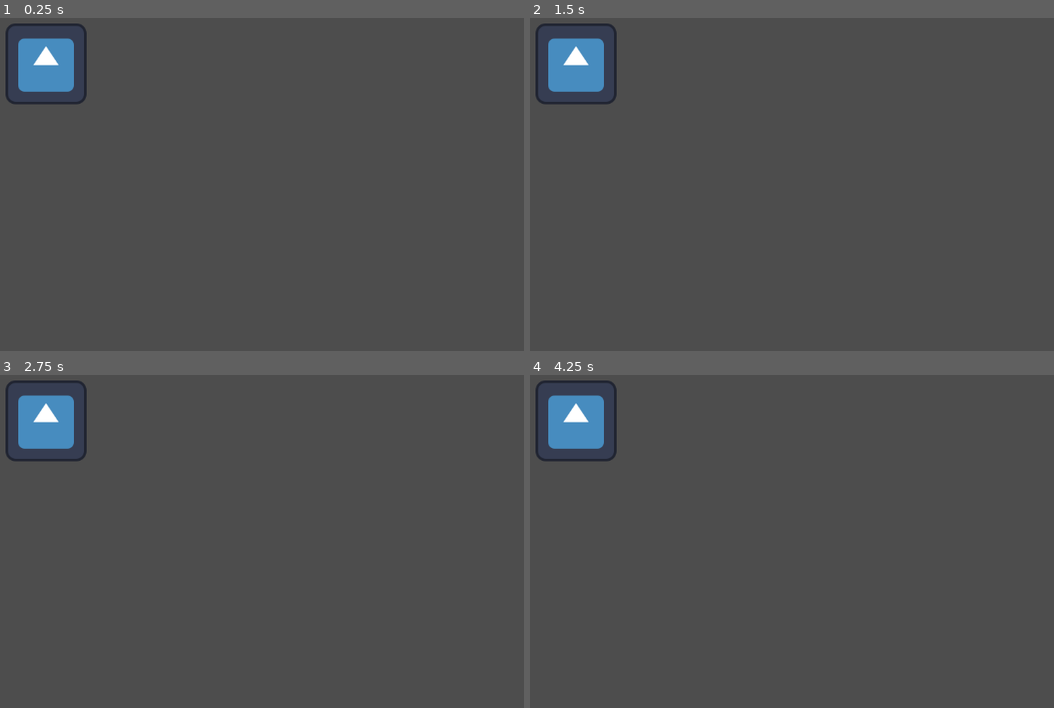
Above: before the commit, frames 1-4 (two rows, left to right).
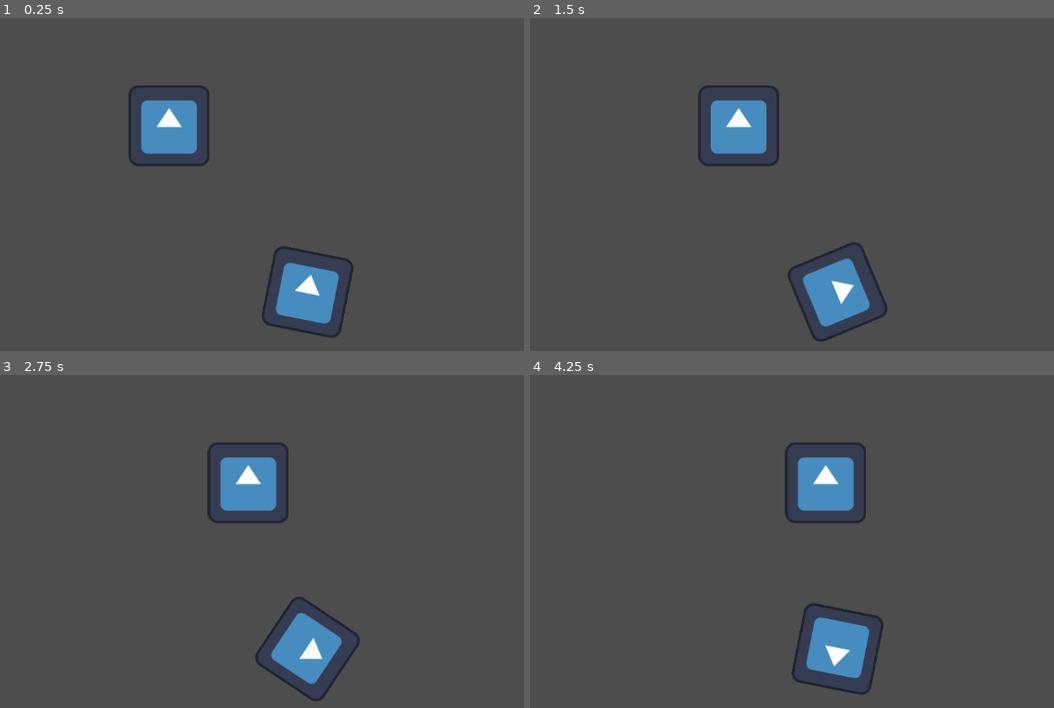
Above: after the commit, the same moments.

Repository: taifur-rahaman/GemCatcher
Game: Godot game, scene res://Scenes/Test/testScene.tscn
Same seed, same stepped clock (60 frames per second), same inputs: the game is played once before the commit and once after it. Before the commit the project has no main scene; this scene is started directly in both runs. The engine's default icon, where the game draws it, is replaced by a stand-in: a white triangle on a blue panel in a dark square.
Inputs:
- Up to frame 1 (0.25 s): no input
- Up to frame 2 (1.5 s): no input
- Up to frame 3 (2.75 s): no input
- Up to frame 4 (4.25 s): no input

The runs differ from the first frame. In frame 1, 6.6% of the frame differs, in the area x 1-68%, y 1-97%; in frame 2, 6.6%; in frame 3, 6.7%, in the area x 1-69%, y 1-99%; in frame 4, 6.7%.

Commit message:
var created, delta understood

Diff:
--- a/Scenes/Test/testScene.tscn
+++ b/Scenes/Test/testScene.tscn
@@ -1,9 +1,15 @@
-[gd_scene load_steps=2 format=3 uid="uid://dviy8fhunwgf8"]
+[gd_scene load_steps=3 format=3 uid="uid://dviy8fhunwgf8"]
 
+[ext_resource type="Script" uid="uid://celiorpb6iqyt" path="res://Scenes/Test/test_scene.gd" id="1_fthmq"]
 [ext_resource type="Texture2D" uid="uid://koc2gyd7fl7b" path="res://icon.svg" id="1_vmpwk"]
 
 [node name="Test" type="Node2D"]
+script = ExtResource("1_fthmq")
 
-[node name="Icon" type="Sprite2D" parent="."]
-position = Vector2(139, 123)
+[node name="moving_sprite" type="Sprite2D" parent="."]
+position = Vector2(321, 221)
 texture = ExtResource("1_vmpwk")
+
+[node name="rotating_sprite" type="Sprite2D" parent="."]
+position = Vector2(552, 484)
+texture = ExtResource("1_vmpwk")
--- /dev/null
+++ b/Scenes/Test/test_scene.gd
@@ -0,0 +1,14 @@
+extends Node2D
+
+@onready var moving_sprite: Sprite2D = $moving_sprite # x direction move
+@onready var rotating_sprite: Sprite2D = $rotating_sprite # rotating on its spot
+
+# Called when the node enters the scene tree for the first time.
+func _ready() -> void:
+	pass # Replace with function body.
+
+
+# Called every frame. 'delta' is the elapsed time since the previous frame.
+func _process(delta: float) -> void:
+	moving_sprite.position.x += 50 * delta
+	rotating_sprite.rotation += 0.785398 * delta
--- a/project.godot
+++ b/project.godot
@@ -11,6 +11,7 @@
 [application]
 
 config/name="Gem Catcher"
+run/main_scene="uid://dviy8fhunwgf8"
 config/features=PackedStringArray("4.5", "Mobile")
 config/icon="res://icon.svg"
 
Not shown, added: Scenes/Test/test_scene.gd.uid
